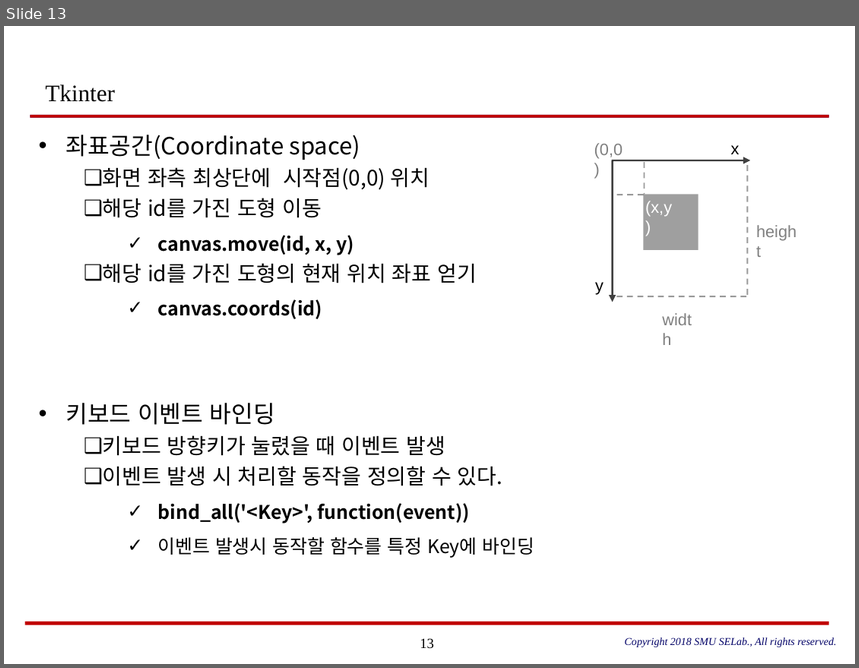
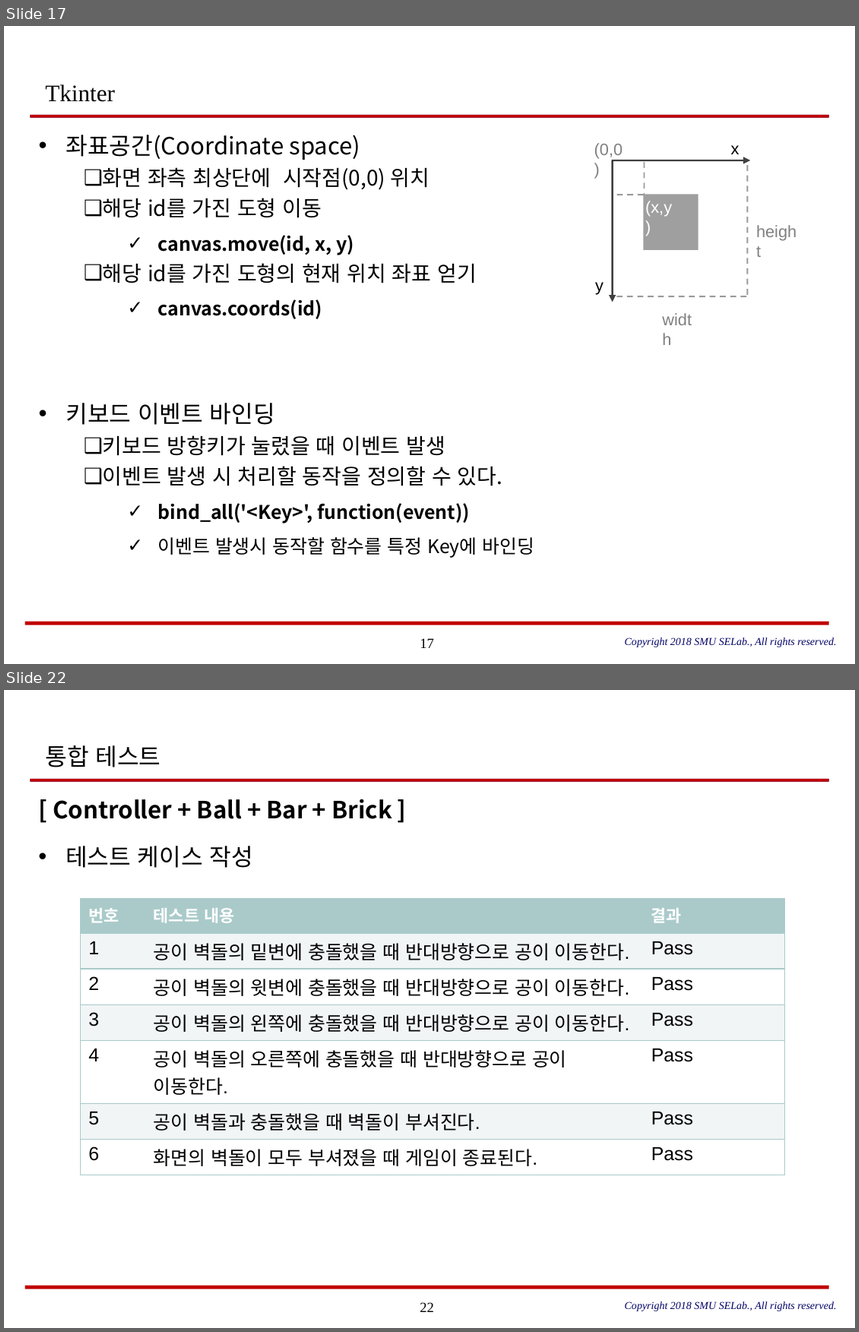
Before and after one commit to SungPilHan/brick_crush, a slide deck: Doc/[OOP] Brick Breaker_최종.pptx. Shown one above the other, each under a label of ours: slide 13 before the commit, slides 17 and 22 after it; the slides between them are not shown. The pictures are 859x668 and 859x1332 pixels, drawn with LibreOffice and Linux fonts; fonts in the diff are those of the drawing. Boxes give left, top, right and bottom in pixels: in the first picture for what was removed or moved away, otherwise in the second. Text is boxed around its words. In the diff, an @@ line names an element or a change of style, - is before the commit and + after.

```diff
--- a/Doc/[OOP] Brick Breaker_최종.pptx
+++ b/Doc/[OOP] Brick Breaker_최종.pptx
@@ slide 22 added at bbox=[4, 690, 855, 1328], background #FFFFFF; not listed: 4 template elements that a slide beside it also shows @@
@@ title added at bbox=[45, 745, 161, 768], 20 pt, text #000000 @@
+통합 테스트
@@ text added at bbox=[53, 799, 392, 868], 20 pt, text #000000, bold @@
+[ Controller + Ball + Bar + Brick ]
+• 테스트 케이스 작성
@@ table added at bbox=[80, 898, 785, 1217], 7 rows, 3 columns @@
+번호 | 테스트 내용 | 결과
+1 | 공이 벽돌의 밑변에 충돌했을 때 반대방향으로 공이 이동한다. | Pass
+2 | 공이 벽돌의 윗변에 충돌했을 때 반대방향으로 공이 이동한다. | Pass
+3 | 공이 벽돌의 왼쪽에 충돌했을 때 반대방향으로 공이 이동한다. | Pass
+4 | 공이 벽돌의 오른쪽에 충돌했을 때 반대방향으로 공이 이동한다. | Pass
+5 | 공이 벽돌과 충돌했을 때 벽돌이 부셔진다. | Pass
+6 | 화면의 벽돌이 모두 부셔졌을 때 게임이 종료된다. | Pass
@@ text added at bbox=[625, 1302, 836, 1312], 9 pt, text #000066, italic @@
+Copyright 2018 SMU SELab., All rights reserved.
@@ what was slide 13 is now slide 17 @@
@@ page number at bbox=[420, 639, 434, 648]: text changed @@
-13
+17
```
Also in this commit, not shown: 10 slides changed, 5 other slides added, 2 slides removed.
